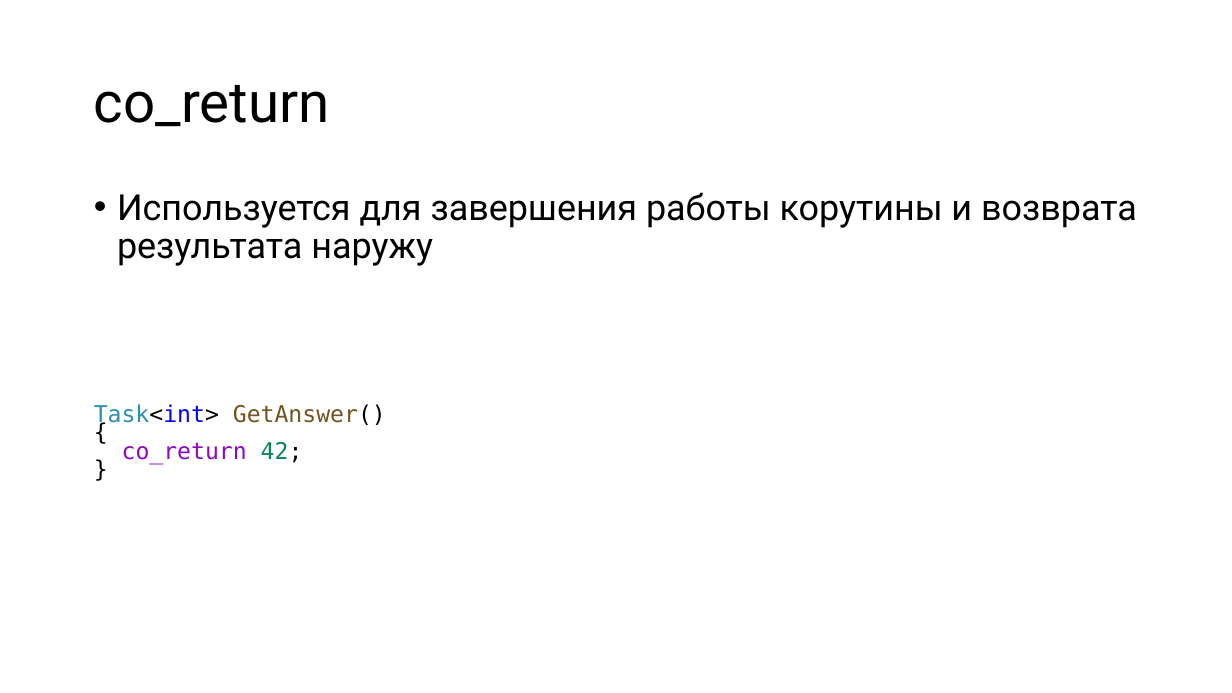
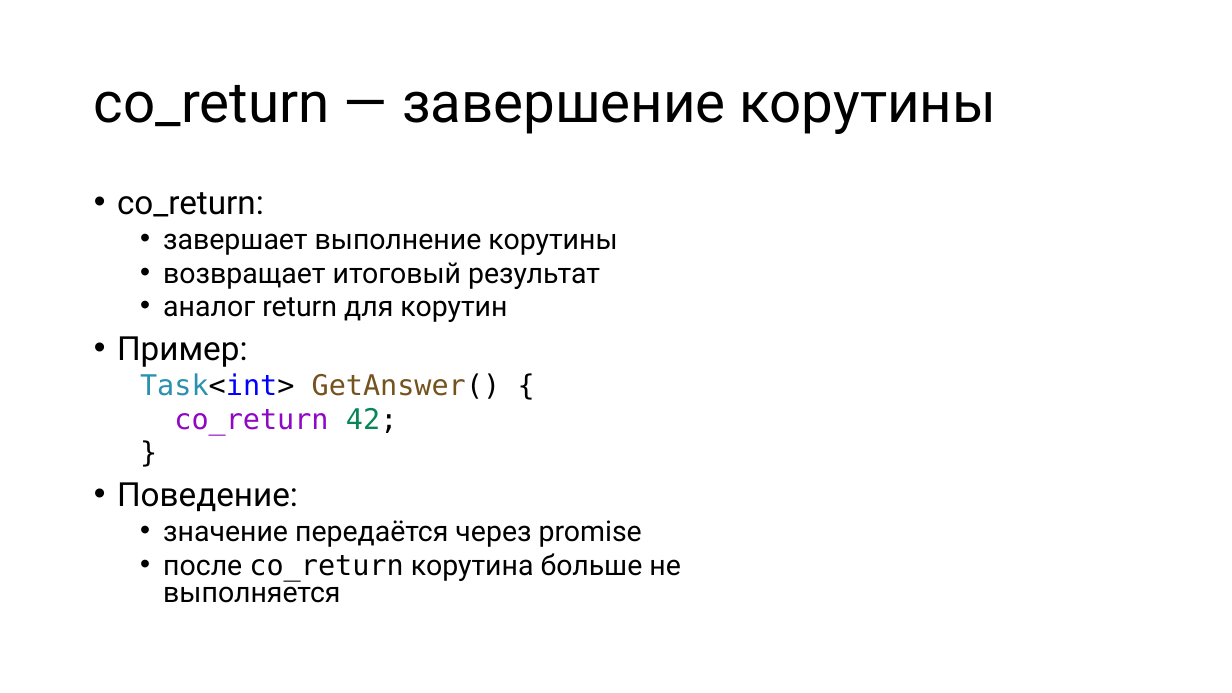
Before and after one commit to alexey-malov/pc, a slide deck: slide 14 of lectures/12/Coroutines.pptx (slide 11 before the commit). Drawn at 1232x693 pixels with LibreOffice and Linux fonts; fonts in the diff are those of the drawing. Boxes give left, top, right and bottom in pixels: in the first picture for what was removed or moved away, otherwise in the second. Text is boxed around its words. In the diff, an @@ line names an element or a change of style, - is before the commit and + after.

Commit message:
Обновил лекцию по корутинам

```diff
--- a/lectures/12/Coroutines.pptx
+++ b/lectures/12/Coroutines.pptx
@@ title at box(94, 85, 996, 134): text changed @@
-co_return
+co_return — завершение корутины
@@ text at box(117, 192, 681, 603): text changed; size 28 to 22.2 pt @@
-• Используется для завершения работы корутины и возврата результата наружу
+• co_return:
+  • завершает выполнение корутины
+  • возвращает итоговый результат
+  • аналог return для корутин
+• Пример:
+  Task<int> GetAnswer() {
+  co_return 42;
+  }
+• Поведение:
+  • значение передаётся через promise
+  • после co_return корутина больше не выполняется
@@ text removed at box(94, 404, 386, 465) @@
-Task<int> GetAnswer()
-{
-co_return 42;
-}
```
Also in this commit, not shown: 24 other slides changed, 8 slides added, 2 slides removed, 1 other file.
